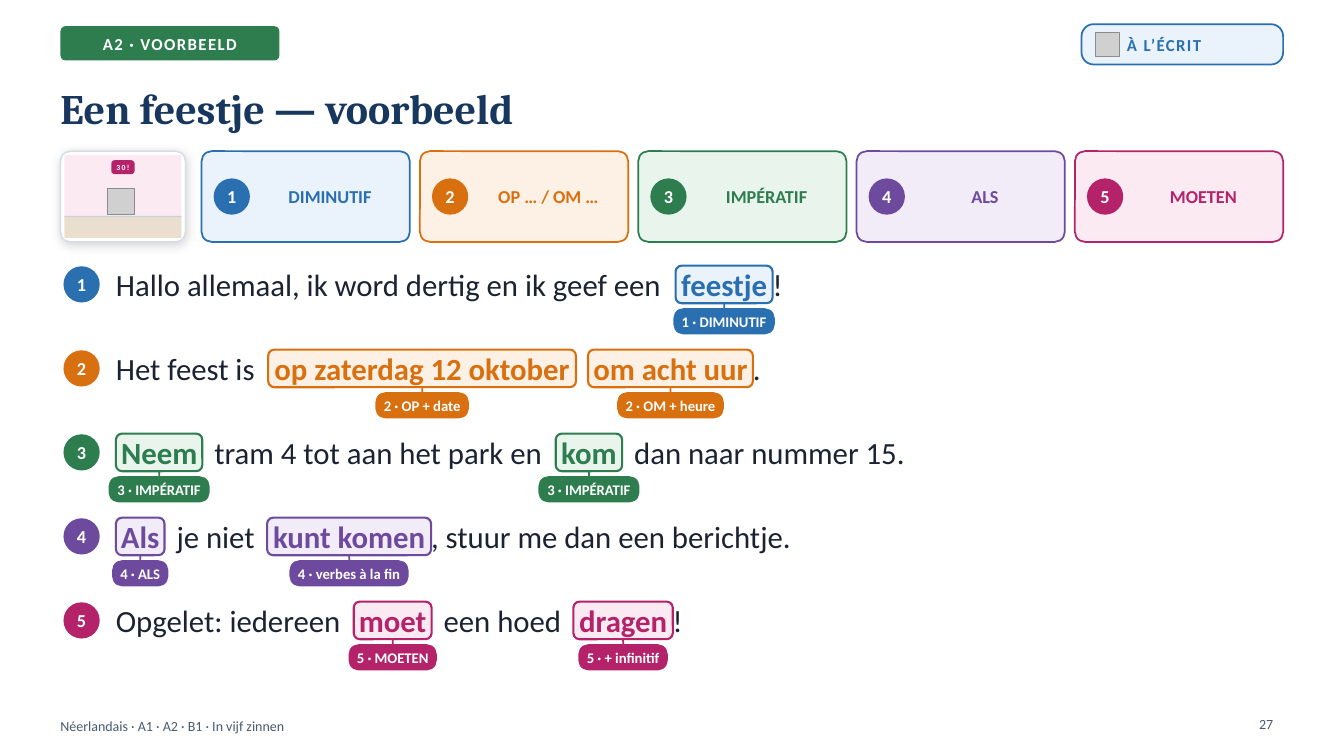
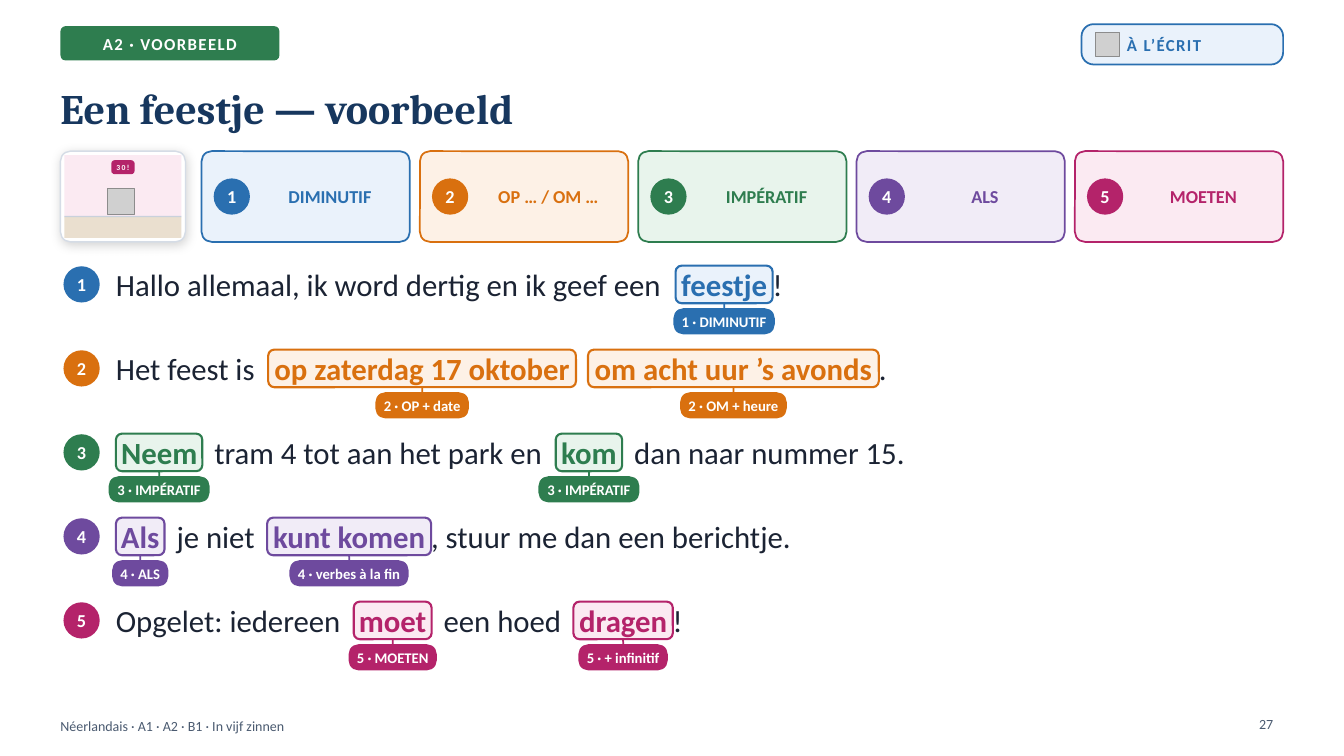
Before and after one commit to ajouniaux/talenleren, a slide deck: slide 27 of neerlandais1/powerpoints/In_vijf_zinnen_A1_A2_B1.pptx. Drawn at 1344x756 pixels with LibreOffice and Linux fonts; fonts in the diff are those of the drawing; grey boxes stand for pictures; background and template pictures are left out. Boxes give left, top, right and bottom in pixels: in the first picture for what was removed or moved away, otherwise in the second. Text is boxed around its words. In the diff, an @@ line names an element or a change of style, - is before the commit and + after.

```diff
--- a/neerlandais1/powerpoints/In_vijf_zinnen_A1_A2_B1.pptx
+++ b/neerlandais1/powerpoints/In_vijf_zinnen_A1_A2_B1.pptx
@@ text at (274,358,570,388): text changed @@
-op zaterdag 12 oktober
+op zaterdag 17 oktober
@@ rounded rectangle: place and size @@
-rounded rectangle at (588,350,753,387)
+rounded rectangle at (588,350,879,387)
@@ text at (595,357,872,388): text changed @@
-om acht uur
+om acht uur ’s avonds
@@ text ".": place and size @@
-text "." at (753,348,776,388)
+text "." at (879,348,902,388)
@@ 1 text, 1 line, 1 rounded rectangle: place and size @@
-1 text, 1 line, 1 rounded rectangle at (617,387,724,418)
+1 text, 1 line, 1 rounded rectangle at (681,387,787,418)
```
Also in this commit, not shown: 7 other slides changed, 5 other files.
